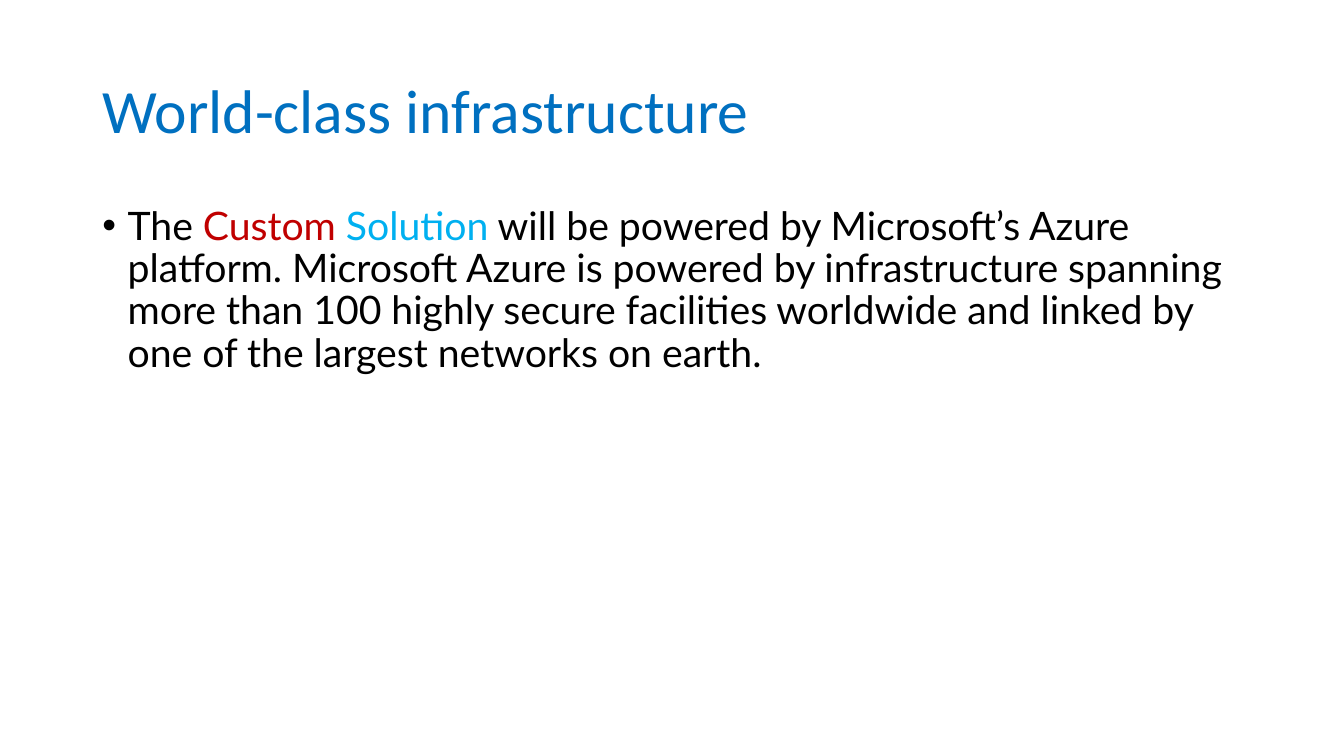
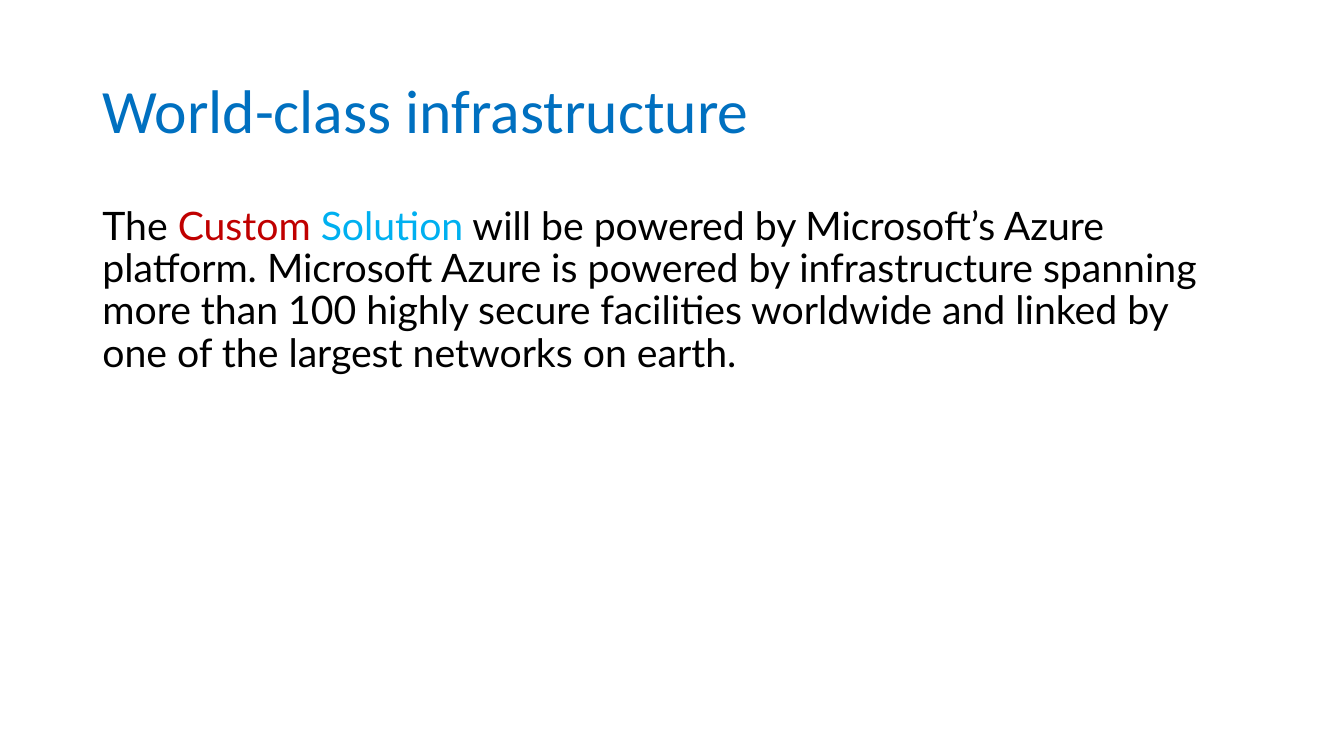
Before and after one commit to calnexus/backups, a slide deck: slide 6 of Calnexus Solutions.pptx. Drawn at 1344x756 pixels with LibreOffice and Linux fonts; fonts in the diff are those of the drawing; background and template pictures are left out. Boxes give left, top, right and bottom in pixels: in the first picture for what was removed or moved away, otherwise in the second. Text is boxed around its words. In the diff, an @@ line names an element or a change of style, - is before the commit and + after.

```diff
--- a/Calnexus Solutions.pptx
+++ b/Calnexus Solutions.pptx
@@ text "The Custom Solution will be ..." at (102,210,1197,374): bullet • to none @@
```
Also in this commit, not shown: 5 other slides changed, 3 slides added, 2 other files.
